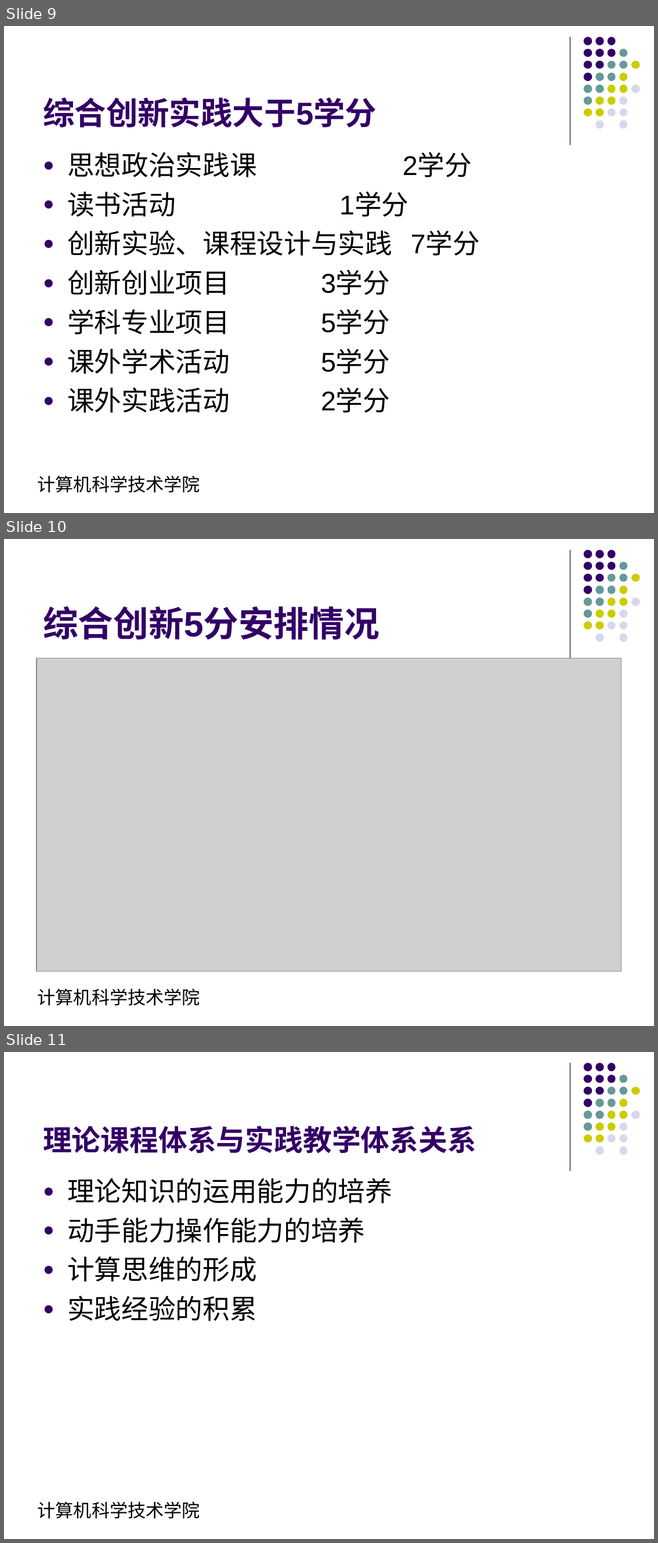
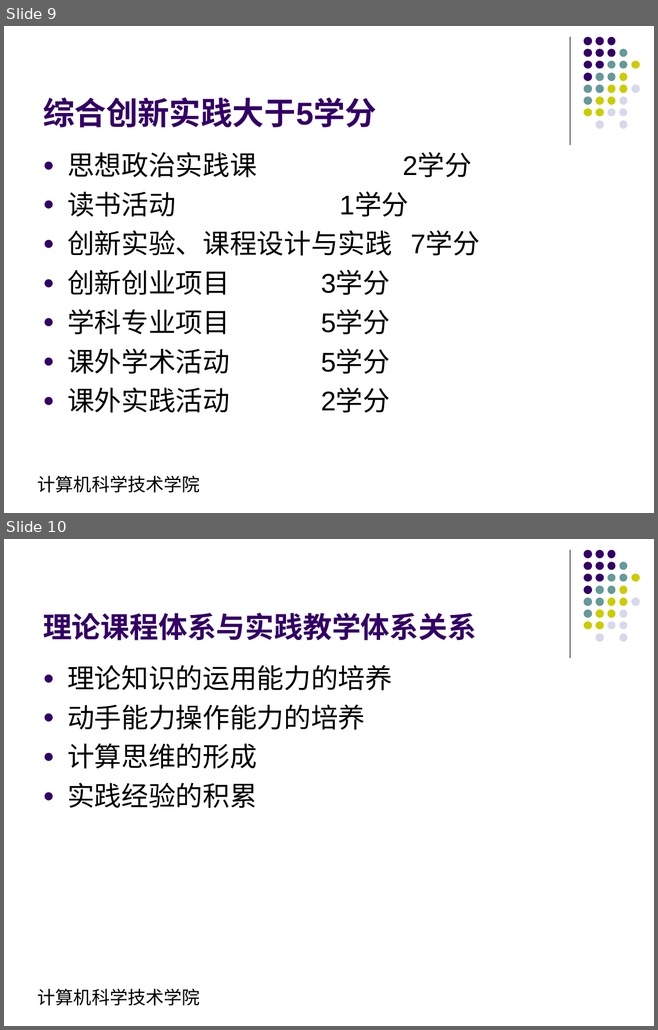
Before and after one commit to ciecclm/2016-, a slide deck: 软件工程培养方案汇报.ppt. Shown one above the other, each under a label of ours: slides 9, 10 and 11 before the commit, slides 9 and 10 after it. The pictures are 658x1543 and 658x1030 pixels, drawn with LibreOffice and Linux fonts; fonts in the diff are those of the drawing; grey boxes stand for pictures. Boxes give left, top, right and bottom in pixels: in the first picture for what was removed or moved away, otherwise in the second. Text is boxed around its words. In the diff, an @@ line names an element or a change of style, - is before the commit and + after.

```diff
--- a/软件工程培养方案汇报.ppt
+++ b/软件工程培养方案汇报.ppt
@@ slide 10 removed at [4,539,654,1026], background #FFFFFF; not listed: 33 template elements that a slide beside it also shows @@
@@ title removed at [43,606,379,640] @@
-综合创新5分安排情况
@@ picture removed at [36,658,621,971] @@
@@ what was slide 11 is now slide 10 @@
```
Also in this commit, not shown: 1 slide changed, 1 other slide removed, 1 other file.
